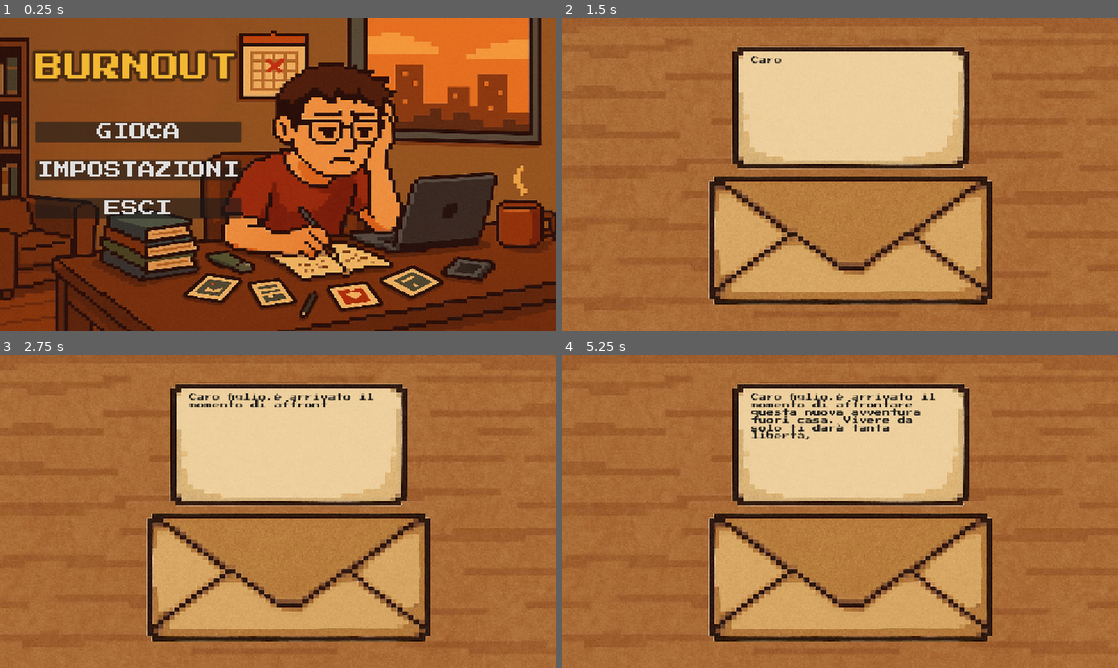
Above: before the commit, frames 1-4 (two rows, left to right).
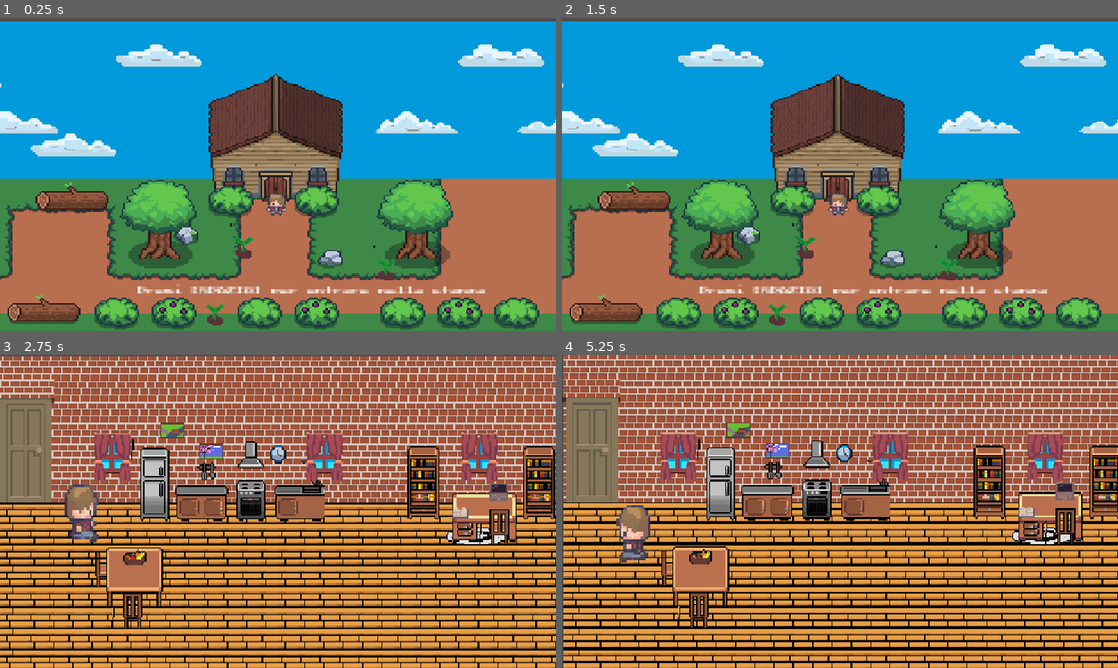
Above: after the commit, the same moments.

Repository: BurningUNI/BurnOut
Game: Godot game, scene res://scenes/park.tscn
Same seed, same stepped clock (60 frames per second), same inputs: the game is played once before the commit and once after it. Before the commit the project starts from res://scenes/mainmenu.tscn.
Inputs (mouse positions are in pixels of both pictures, inside the frame that each line leads up to):
- Up to frame 1 (0.25 s): no input
- Up to frame 2 (1.5 s): click (701, 130) at 0.5 s, where only the run before the commit has a clickable "GIOCA"; click (840, 190) at 1.25 s, where only the run before the commit has a clickable "Nuova Partita"
- Up to frame 3 (2.75 s): move the mouse to (289, 436) at 2.02 s; hold Right (ui_right) from 2.03 s (still down); hold Space (interact) from 2.03 s (still down); click (289, 436) at 2.17 s
- Up to frame 4 (5.25 s): move the mouse to (728, 527) at 2.77 s; release Right (ui_right) at 2.78 s; release Space (interact) at 2.78 s; hold Down (ui_down) 2.78-3.53 s; tap Space (interact) at 2.85, 4.35 s; move the mouse to (895, 442) at 3.52 s; hold Right (ui_right) 3.53-4.28 s; hold Space (interact) 3.53-4.28 s; move the mouse to (812, 574) at 4.27 s; hold Up (ui_up) 4.28-5.03 s; click (812, 574) at 4.42 s; move the mouse to (1006, 558) at 5.02 s; hold Left (ui_left) from 5.03 s (still down); hold Space (interact) from 5.03 s (still down)

The runs differ from the first frame. In frame 1, 99% of the frame differs, in the area x 0-100%, y 0-100%; in frame 2, 93%; in frame 3, 83%; in frame 4, 85%.

Commit message:
sistemato collegamento park casa

Diff:
--- a/project.godot
+++ b/project.godot
@@ -11,7 +11,7 @@
 [application]
 
 config/name="Bornout"
-run/main_scene="uid://dxrsr3qq0x5lp"
+run/main_scene="uid://bkvil0ul2suqf"
 config/features=PackedStringArray("4.4", "Forward Plus")
 config/icon="res://icon.svg"
 
--- a/scenes/park.tscn
+++ b/scenes/park.tscn
@@ -7,6 +7,7 @@
 [ext_resource type="Texture2D" uid="uid://dbkvpsm2f5w1k" path="res://assets/casa/PixelNatureDemo/DemoObjects16x16.png" id="4_v6yfi"]
 [ext_resource type="Texture2D" uid="uid://de4g5cg0pd713" path="res://assets/casa/Cloud Tileset.png" id="5_r2x14"]
 [ext_resource type="PackedScene" uid="uid://ckethyc4i20vj" path="res://scenes/player.tscn" id="7_v4b5n"]
+[ext_resource type="FontFile" uid="uid://l0nqfp87alnk" path="res://assets/fonts/PressStart2P-Regular.ttf" id="8_v4b5n"]
 
 [sub_resource type="TileSetAtlasSource" id="TileSetAtlasSource_kmuhq"]
 texture = ExtResource("1_7mjl7")
@@ -35,10 +36,13 @@
 6:1/0 = 0
 7:1/0 = 0
 0:2/0 = 0
+0:2/0/z_index = 2
 0:2/0/physics_layer_0/polygon_0/points = PackedVector2Array(8, 1.43887, 8, 8, -5.03604, 8, -2.69788, 1.61873)
 1:2/0 = 0
+1:2/0/z_index = 2
 1:2/0/physics_layer_0/polygon_0/points = PackedVector2Array(8, 1.79859, 8, 8, -8, 8, -8, 0.179859, -1.43887, 1.07915, -4.49647, -3.41732, -0.719435, -3.23746, 2.87774, 1.43887)
 2:2/0 = 0
+2:2/0/z_index = 2
 2:2/0/physics_layer_0/polygon_0/points = PackedVector2Array(1.43887, 1.25901, 4.13675, 8, -8, 8, -8, 0.179859)
 3:2/0 = 0
 3:2/0/physics_layer_0/polygon_0/points = PackedVector2Array(8, 0.359718, 8, 8, 0.899294, 6.47491, 1.61873, -0.359716)
@@ -48,10 +52,13 @@
 5:2/0/physics_layer_0/polygon_0/points = PackedVector2Array(-1.43887, -0.359716, -0.899294, 8, -8, 8, -8, -0.539576)
 6:2/0 = 0
 0:3/0 = 0
+0:3/0/z_index = 2
 0:3/0/physics_layer_0/polygon_0/points = PackedVector2Array(8, -8, 8, -1.97845, -2.69788, -2.1583, -4.67633, -8)
 1:3/0 = 0
+1:3/0/z_index = 2
 1:3/0/physics_layer_0/polygon_0/points = PackedVector2Array(8, -8, 8, -1.97845, -8, -1.97845, -8, -8)
 2:3/0 = 0
+2:3/0/z_index = 2
 2:3/0/physics_layer_0/polygon_0/points = PackedVector2Array(4.67633, -8, 2.33816, -2.1583, -8, -1.97845, -8, -8)
 3:3/0 = 0
 3:3/0/physics_layer_0/polygon_0/points = PackedVector2Array(8, -8, 8, 1.07915, 0.719435, 0.359718, -0.179859, -8)
@@ -61,36 +68,52 @@
 5:3/0/physics_layer_0/polygon_0/points = PackedVector2Array(-0.359716, -8, -0.539576, -0.179857, -8, 1.61873, -8, -8)
 6:3/0 = 0
 0:4/0 = 0
-0:4/0/physics_layer_0/polygon_0/points = PackedVector2Array(8, -1.97845, 8, 8, -4.49647, 8, -0.359718, 0.179859)
+0:4/0/z_index = 3
+0:4/0/physics_layer_0/polygon_0/points = PackedVector2Array(-3.95689, 8, -4.31661, 6.1152, 8, 6.1152, 8, 8)
 1:4/0 = 0
-1:4/0/physics_layer_0/polygon_0/points = PackedVector2Array(-0.179859, -1.97845, 2.87774, 2.51802, 5.39576, 8, -8, 8, -8, -1.97845)
+1:4/0/z_index = 3
+1:4/0/physics_layer_0/polygon_0/points = PackedVector2Array(-8, 8, -8, 5.75548, 4.67633, 5.57562, 4.85619, 8)
 2:4/0 = 0
-2:4/0/physics_layer_0/polygon_0/points = PackedVector2Array(8, -1.97845, 8, 8, -4.49647, 8, -0.359718, 0.179859)
+2:4/0/z_index = 3
+2:4/0/physics_layer_0/polygon_0/points = PackedVector2Array(-3.95689, 8, -4.31661, 6.1152, 8, 6.1152, 8, 8)
 3:4/0 = 0
-3:4/0/physics_layer_0/polygon_0/points = PackedVector2Array(-0.179859, -1.97845, 2.87774, 2.51802, 5.39576, 8, -8, 8, -8, -1.97845)
+3:4/0/z_index = 3
+3:4/0/physics_layer_0/polygon_0/points = PackedVector2Array(-8, 8, -8, 5.75548, 4.67633, 5.57562, 4.85619, 8)
 4:4/0 = 0
-4:4/0/physics_layer_0/polygon_0/points = PackedVector2Array(8, -1.97845, 8, 8, -4.49647, 8, -0.359718, 0.179859)
+4:4/0/z_index = 3
+4:4/0/physics_layer_0/polygon_0/points = PackedVector2Array(-3.95689, 8, -4.31661, 6.1152, 8, 6.1152, 8, 8)
 5:4/0 = 0
-5:4/0/physics_layer_0/polygon_0/points = PackedVector2Array(-0.179859, -1.97845, 2.87774, 2.51802, 5.39576, 8, -8, 8, -8, -1.97845)
+5:4/0/z_index = 3
+5:4/0/physics_layer_0/polygon_0/points = PackedVector2Array(-8, 8, -8, 5.75548, 4.67633, 5.57562, 4.85619, 8)
 6:4/0 = 0
-6:4/0/physics_layer_0/polygon_0/points = PackedVector2Array(8, -1.97845, 8, 8, -4.49647, 8, -0.359718, 0.179859)
+6:4/0/z_index = 3
+6:4/0/physics_layer_0/polygon_0/points = PackedVector2Array(-3.95689, 8, -4.31661, 6.1152, 8, 6.1152, 8, 8)
 7:4/0 = 0
-7:4/0/physics_layer_0/polygon_0/points = PackedVector2Array(-0.179859, -1.97845, 2.87774, 2.51802, 5.39576, 8, -8, 8, -8, -1.97845)
+7:4/0/z_index = 3
+7:4/0/physics_layer_0/polygon_0/points = PackedVector2Array(-8, 8, -8, 5.75548, 4.67633, 5.57562, 4.85619, 8)
 0:5/0 = 0
+0:5/0/z_index = 1
 0:5/0/physics_layer_0/polygon_0/points = PackedVector2Array(8, -8, 8, 1.61873, 0, 1.43887, -3.95689, -8)
 1:5/0 = 0
+1:5/0/z_index = 1
 1:5/0/physics_layer_0/polygon_0/points = PackedVector2Array(4.49647, -8, 2.33816, 0, -8, 1.43887, -8, -8)
 2:5/0 = 0
+2:5/0/z_index = 1
 2:5/0/physics_layer_0/polygon_0/points = PackedVector2Array(8, -8, 8, 1.61873, 0, 1.43887, -3.95689, -8)
 3:5/0 = 0
+3:5/0/z_index = 1
 3:5/0/physics_layer_0/polygon_0/points = PackedVector2Array(4.49647, -8, 2.33816, 0, -8, 1.43887, -8, -8)
 4:5/0 = 0
+4:5/0/z_index = 1
 4:5/0/physics_layer_0/polygon_0/points = PackedVector2Array(8, -8, 8, 1.61873, 0, 1.43887, -3.95689, -8)
 5:5/0 = 0
+5:5/0/z_index = 1
 5:5/0/physics_layer_0/polygon_0/points = PackedVector2Array(4.49647, -8, 2.33816, 0, -8, 1.43887, -8, -8)
 6:5/0 = 0
+6:5/0/z_index = 1
 6:5/0/physics_layer_0/polygon_0/points = PackedVector2Array(8, -8, 8, 1.61873, 0, 1.43887, -3.95689, -8)
 7:5/0 = 0
+7:5/0/z_index = 1
 7:5/0/physics_layer_0/polygon_0/points = PackedVector2Array(4.49647, -8, 2.33816, 0, -8, 1.43887, -8, -8)
 0:6/0 = 0
 1:6/0 = 0
@@ -111,23 +134,24 @@
 1:10/0 = 0
 2:10/0 = 0
 0:11/0 = 0
-0:11/0/physics_layer_0/polygon_0/points = PackedVector2Array(1.97845, 0.179859, 8, -5.2159, 8, 8, -2.33816, 8)
+0:11/0/z_index = 3
 1:11/0 = 0
-1:11/0/physics_layer_0/polygon_0/points = PackedVector2Array(-8, -6.1152, 8, -5.2159, 8, 8, -8, 8)
+1:11/0/z_index = 3
 2:11/0 = 0
-2:11/0/physics_layer_0/polygon_0/points = PackedVector2Array(-8, -6.1152, 0, -1.43887, 1.25901, 8, -8, 8)
+2:11/0/z_index = 3
 0:12/0 = 0
-0:12/0/physics_layer_0/polygon_0/points = PackedVector2Array(8, -8, 8, 8, -4.85619, 8, -3.0576, -8)
+0:12/0/z_index = 3
 1:12/0 = 0
-1:12/0/physics_layer_0/polygon_0/points = PackedVector2Array(-8, -8, 8, -8, 8, 8, -8, 8)
+1:12/0/z_index = 3
 2:12/0 = 0
-2:12/0/physics_layer_0/polygon_0/points = PackedVector2Array(-8, -8, 2.1583, -8, 4.67633, 0, 1.25901, 8, -8, 8)
+2:12/0/z_index = 3
 0:13/0 = 0
-0:13/0/physics_layer_0/polygon_0/points = PackedVector2Array(8, -8, 8, -1.79859, -3.0576, -8)
+0:13/0/z_index = 3
 1:13/0 = 0
-1:13/0/physics_layer_0/polygon_0/points = PackedVector2Array(-8, -8, 8, -8, 6.47491, -1.79859, 8, 8, -6.1152, 8, -5.93534, -1.97845)
+1:13/0/z_index = 3
+1:13/0/physics_layer_0/polygon_0/points = PackedVector2Array(-6.1152, 8, -5.93534, 6.1152, 6.1152, 6.1152, 6.47491, 8)
 2:13/0 = 0
-2:13/0/physics_layer_0/polygon_0/points = PackedVector2Array(-8, -8, 2.33816, -8, -8, 0.179859)
+2:13/0/z_index = 3
 4:13/0 = 0
 0:14/0 = 0
 0:14/0/physics_layer_0/polygon_0/points = PackedVector2Array(8, -8, 8, 0.719435, 4.85619, 0.359718)
@@ -294,14 +318,23 @@
 4:12/0 = 0
 4:12/0/physics_layer_0/polygon_0/points = PackedVector2Array(-8, -8, 5.39576, -8, 4.31661, 8, -8, 8)
 2:13/0 = 0
+2:13/0/z_index = 3
 3:13/0 = 0
+3:13/0/z_index = 3
 4:13/0 = 0
+4:13/0/z_index = 3
 5:13/0 = 0
+5:13/0/z_index = 3
 1:14/0 = 0
+1:14/0/physics_layer_0/polygon_0/points = PackedVector2Array(-3.95689, 1.25901, -4.31661, -4.85618, 3.0576, -5.39576, 3.59717, 1.07915)
 2:14/0 = 0
+2:14/0/physics_layer_0/polygon_0/points = PackedVector2Array(-3.95689, 1.25901, -4.31661, -4.85618, 3.0576, -5.39576, 3.59717, 1.07915)
 3:14/0 = 0
+3:14/0/physics_layer_0/polygon_0/points = PackedVector2Array(-3.95689, 1.25901, -4.31661, -4.85618, 3.0576, -5.39576, 3.59717, 1.07915)
 4:14/0 = 0
+4:14/0/physics_layer_0/polygon_0/points = PackedVector2Array(-3.95689, 1.25901, -4.31661, -4.85618, 3.0576, -5.39576, 3.59717, 1.07915)
 5:14/0 = 0
+5:14/0/physics_layer_0/polygon_0/points = PackedVector2Array(-3.95689, 1.25901, -4.31661, -4.85618, 3.0576, -5.39576, 3.59717, 1.07915)
 
 [sub_resource type="TileSetAtlasSource" id="TileSetAtlasSource_qbwbv"]
 texture = ExtResource("5_r2x14")
@@ -362,7 +395,11 @@
 [sub_resource type="RectangleShape2D" id="RectangleShape2D_j6gsg"]
 size = Vector2(72, 223.75)
 
+[sub_resource type="RectangleShape2D" id="RectangleShape2D_o58if"]
+size = Vector2(15, 5)
+
 [node name="Park" type="Node2D"]
+y_sort_enabled = true
 script = ExtResource("1_v6yfi")
 
 [node name="TileMap" type="TileMap" parent="."]
@@ -379,10 +416,14 @@
 layer_3/tile_data = PackedInt32Array(1114131, 1, 14, 1179686, 196609, 2, 1245222, 196609, 3, 1179687, 262145, 2, 124522 …(1082 unchanged characters)…
 
 [node name="Player" parent="." instance=ExtResource("7_v4b5n")]
+top_level = false
+z_index = 1
+y_sort_enabled = true
 position = Vector2(379, 260)
 SPEED = 27.0
 
 [node name="AnimatedSprite2D" parent="Player" index="0"]
+y_sort_enabled = true
 position = Vector2(-1, 4)
 scale = Vector2(0.7, 0.7)
 animation = &"walk_down"
@@ -428,4 +469,25 @@
 position = Vector2(725, 256.875)
 shape = SubResource("RectangleShape2D_j6gsg")
 
+[node name="portaArea" type="Area2D" parent="."]
+top_level = true
+
+[node name="CollisionShape2D" type="CollisionShape2D" parent="portaArea"]
+position = Vector2(377.5, 271.5)
+shape = SubResource("RectangleShape2D_o58if")
+
+[node name="InterazioneLabel" type="Label" parent="."]
+visible = false
+top_level = true
+z_index = 10
+offset_left = 300.0
+offset_top = 333.0
+offset_right = 384.0
+offset_bottom = 356.0
+theme_override_fonts/font = ExtResource("8_v4b5n")
+theme_override_font_sizes/font_size = 5
+
+[connection signal="body_entered" from="portaArea" to="." method="_on_porta_area_body_entered"]
+[connection signal="body_exited" from="portaArea" to="." method="_on_porta_area_body_exited"]
+
 [editable path="Player"]
--- a/scripts/park.gd
+++ b/scripts/park.gd
@@ -1,21 +1,34 @@
 extends Node2D
 
 @onready var tilemap = $TileMap
+@onready var label = $InterazioneLabel
+@onready var porta_area = $portaArea
+@onready var player: Node2D = $Player
+@onready var spawn_room := $SpawnRoom  # Vicino all'ingresso del park
+
+var near_door = false
 
 func _ready() -> void:
+	await get_tree().process_frame
+
+	if Global.last_exit == "park":
+		player.global_position = spawn_room.global_position
+
 	calcola_limiti_mappa()
+	label.visible = false
 
 func _process(delta: float) -> void:
-	pass
+	if near_door and Input.is_action_just_pressed("interact"):
+		Global.last_exit = "park"
+		get_tree().change_scene_to_file("res://scenes/room.tscn")
 
 func calcola_limiti_mappa():
-	var used_cells = tilemap.get_used_cells(0)  # Layer 0
+	var used_cells = tilemap.get_used_cells(0)
 	if used_cells.is_empty():
 		print("❌ Nessuna cella trovata nella TileMap.")
 		return
 
 	var tile_size = tilemap.tile_set.tile_size
-
 	var min_x = INF
 	var min_y = INF
 	var max_x = -INF
@@ -37,3 +50,14 @@
 	print("Top: ", limit_top)
 	print("Right: ", limit_right)
 	print("Bottom: ", limit_bottom)
+
+func _on_porta_area_body_entered(body: Node2D) -> void:
+	if body.name == "Player":
+		near_door = true
+		label.text = "Premi [SPAZIO] per entrare nella stanza"
+		label.visible = true
+
+func _on_porta_area_body_exited(body: Node2D) -> void:
+	if body.name == "Player":
+		near_door = false
+		label.visible = false
--- a/scripts/room.gd
+++ b/scripts/room.gd
@@ -12,13 +12,13 @@
 @onready var stats_manager = get_node("/root/StatsManager")
 @onready var letto_label: Label = $LettoLabel
 @onready var player: Node2D = $Player
-@onready var spawn_room := $SpawnRoom  # Marker2D vicino alla porta d’ingresso
+@onready var spawn_room := $SpawnRoom  # Punto vicino alla porta
 
 func _ready():
 	await get_tree().process_frame
 
-	# --- Posiziona il player se torna dal corridoio ---
-	if Global.last_exit == "portaCasa":
+	# --- Posiziona il player se torna dal corridoio o dal parco ---
+	if Global.last_exit == "portaCasa" or Global.last_exit == "park":
 		player.global_position = spawn_room.global_position
 
 	# --- Calcolo limiti della mappa ---
@@ -64,7 +64,6 @@
 	# --- Collega segnali per il letto (BedArea) ---
 	$BedArea.connect("body_entered", _on_bed_area_body_entered)
 	$BedArea.connect("body_exited", _on_bed_area_body_exited)
-
 
 func _process(delta: float) -> void:
 	# Porta
Not shown: 1 places in scenes/park.tscn that only renumber resources
